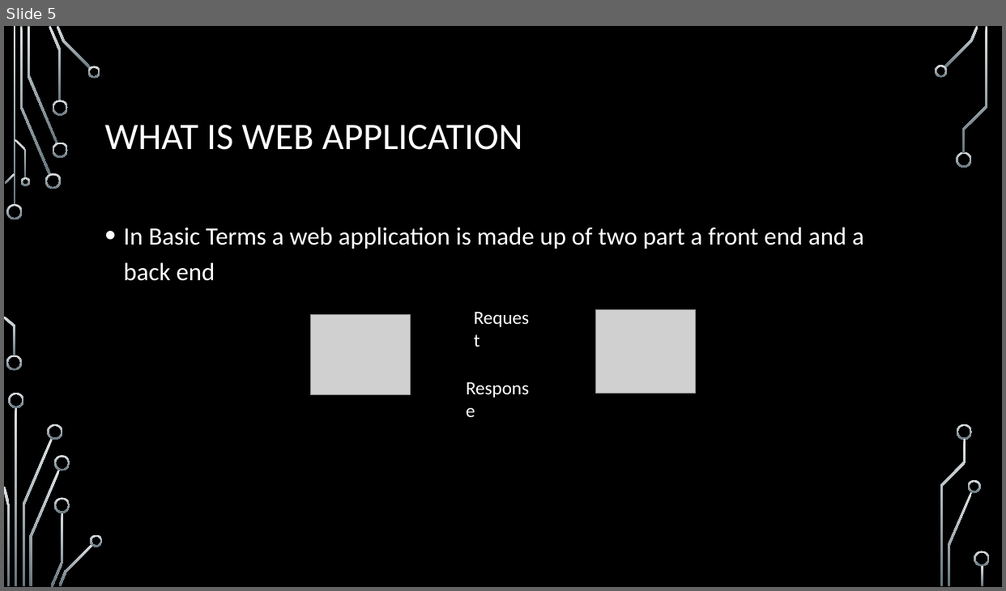
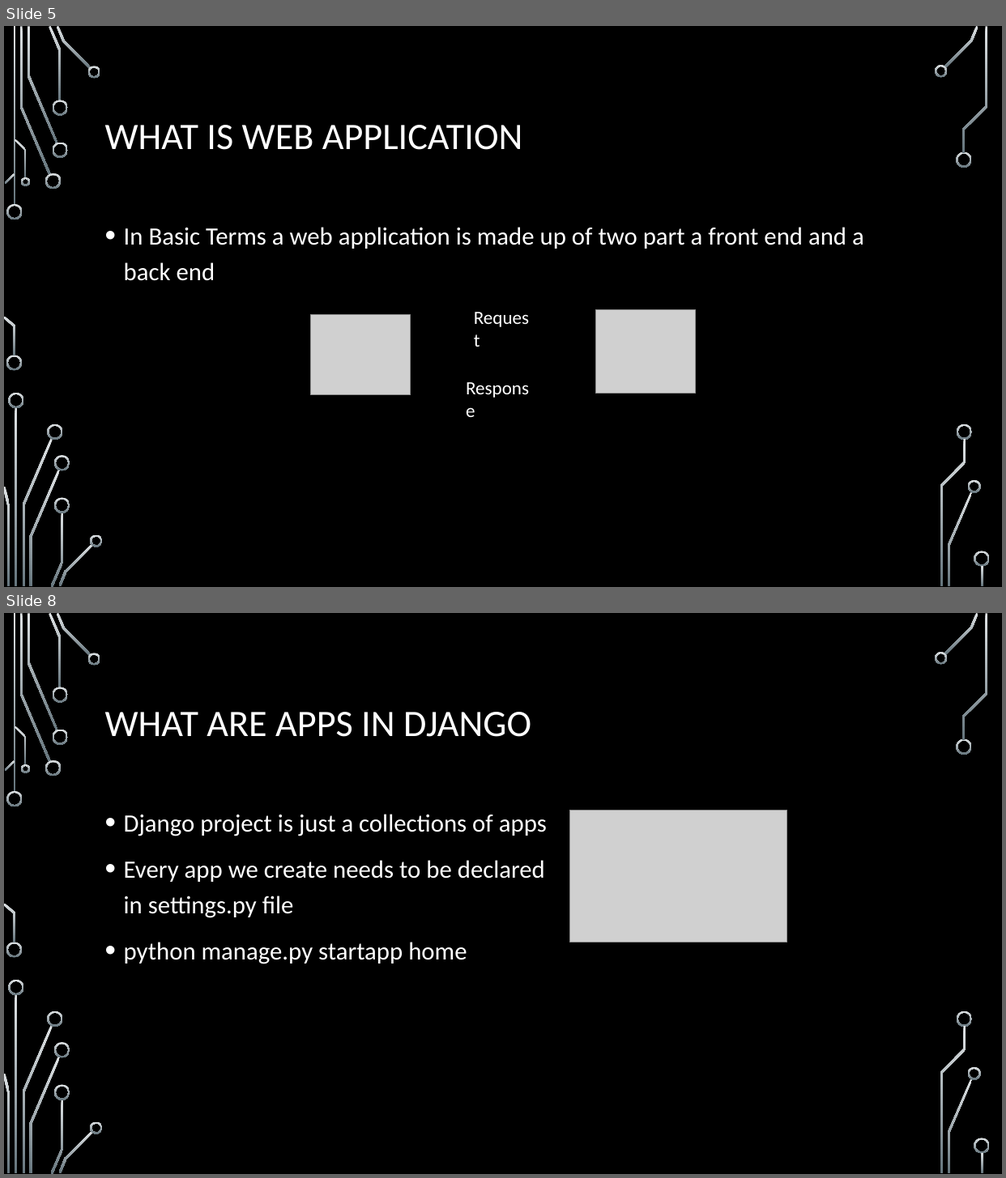
Before and after one commit to gamble4846/DjangoPython, a slide deck: Introduction to Django.pptx. Shown one above the other, each under a label of ours: slide 5 before the commit, slides 5 and 8 after it; the slides between them are not shown. The pictures are 1006x591 and 1006x1178 pixels, drawn with LibreOffice and Linux fonts; fonts in the diff are those of the drawing; grey boxes stand for pictures; background and template pictures are left out. Boxes give left, top, right and bottom in pixels: in the first picture for what was removed or moved away, otherwise in the second. Text is boxed around its words. In the diff, an @@ line names an element or a change of style, - is before the commit and + after.

```diff
--- a/Introduction to Django.pptx
+++ b/Introduction to Django.pptx
@@ slide 8 added at box(4, 613, 1002, 1174), background picture (left out); not listed: 36 template elements that a slide beside it also shows @@
@@ title added at box(105, 712, 531, 737), 36 pt, text #FFFFFF @@
+WHAT ARE APPS IN DJANGO
@@ text added at box(124, 814, 547, 965), 24 pt, text #FFFFFF @@
+• Django project is just a collections of apps
+• Every app we create needs to be declared
+  in settings.py file
+• python manage.py startapp home
@@ picture added at box(570, 811, 788, 943) @@
```
Also in this commit, not shown: 2 slides changed, 5 other slides added.
